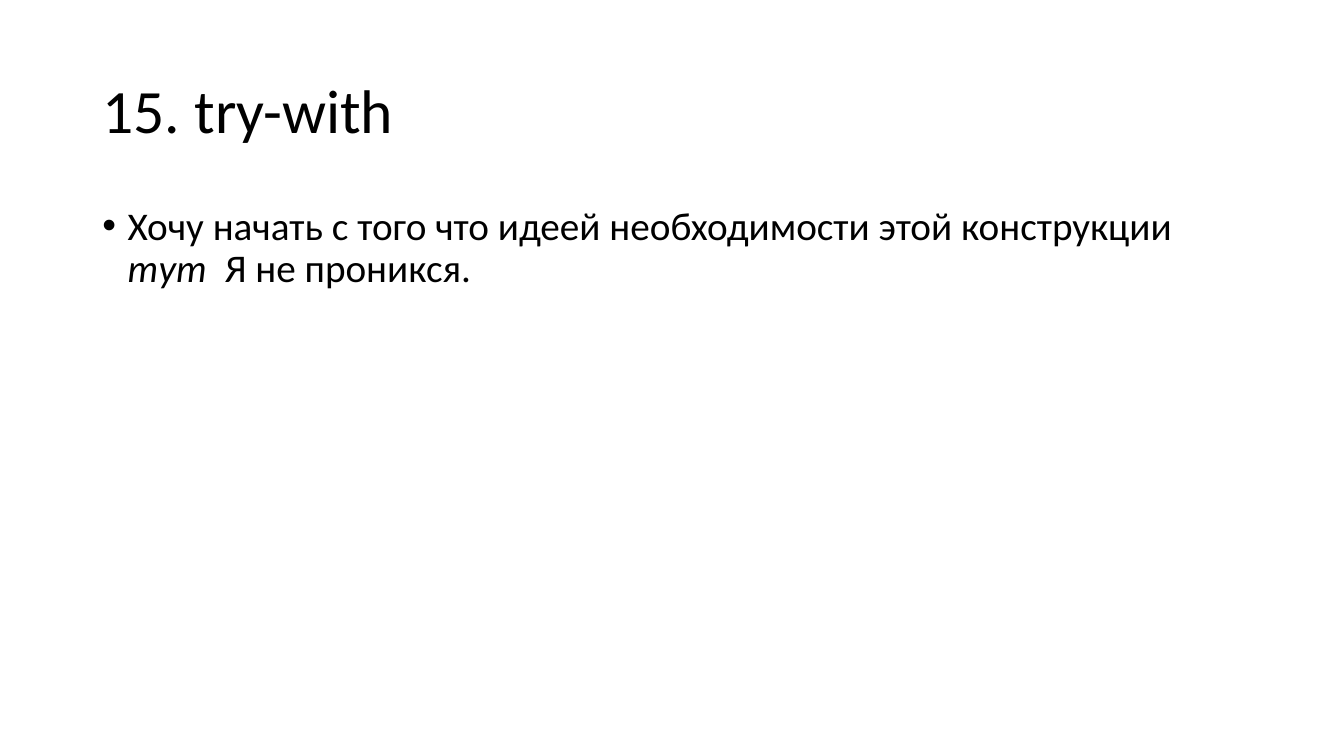
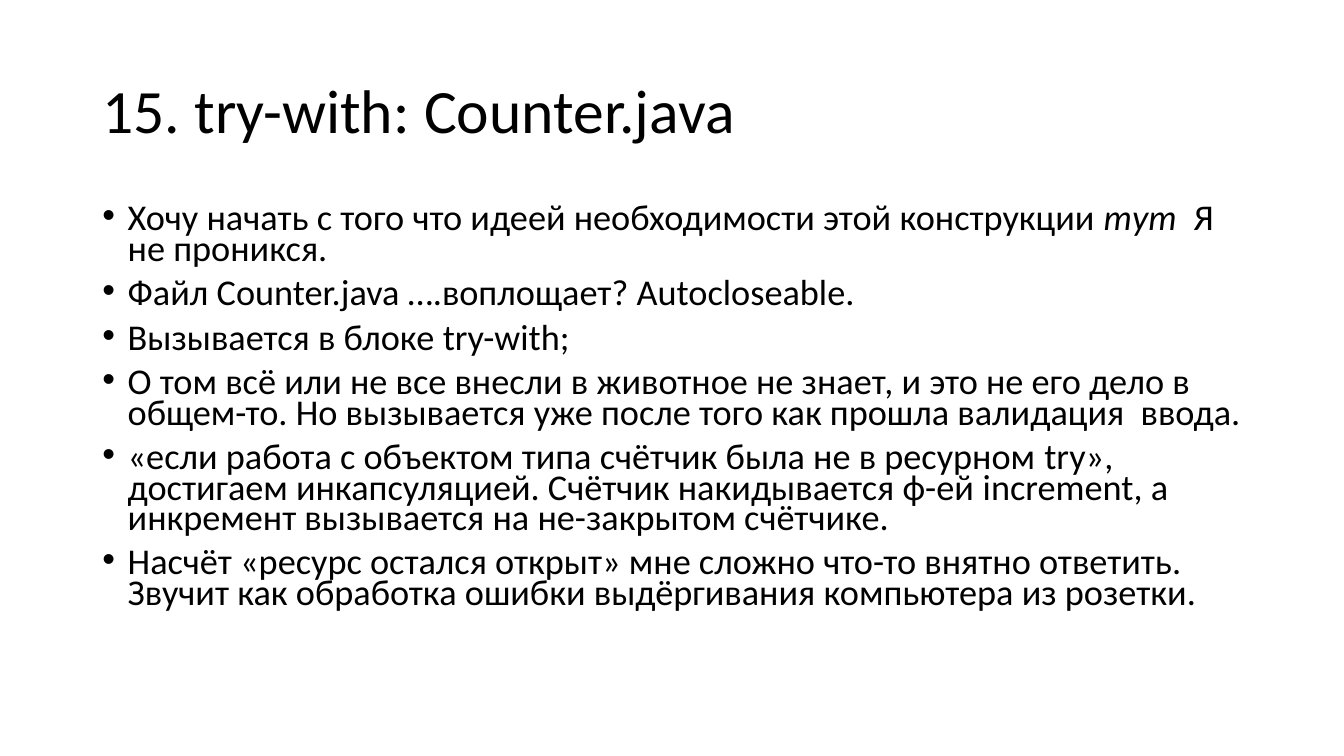
Before and after one commit to am1bestofluck/exam0723, a slide deck: slide 18 of report.pptx. Drawn at 1344x756 pixels with LibreOffice and Linux fonts; fonts in the diff are those of the drawing. Boxes give left, top, right and bottom in pixels: in the first picture for what was removed or moved away, otherwise in the second. Text is boxed around its words. In the diff, an @@ line names an element or a change of style, - is before the commit and + after.

```diff
--- a/report.pptx
+++ b/report.pptx
@@ title at <box>102,90,735,144</box>: text changed @@
-15. try-with
+15. try-with: Counter.java
@@ text at <box>128,205,1214,267</box>: size 28 to 25.9 pt in "Хочу начать с того что идеей необходимости ..."; line spacing 0.9 to 0.7 @@
@@ text at <box>128,279,1241,611</box>: paragraphs added @@
+• Файл Counter.java ….воплощает? Autocloseable.
+• Вызывается в блоке try-with;
+• О том всё или не все внесли в животное не знает, и это не его дело в общем-то. Но вызывается уже после того как прошла валидация ввода.
+• «если работа с объектом типа счётчик была не в ресурном try», достигаем инкапсуляцией. Счётчик накидывается ф-ей increment, а инкремент вызывается на не-закрытом счётчике.
+• Насчёт «ресурс остался открыт» мне сложно что-то внятно ответить. Звучит как обработка ошибки выдёргивания компьютера из розетки.
```
Also in this commit, not shown: 1 other file.
